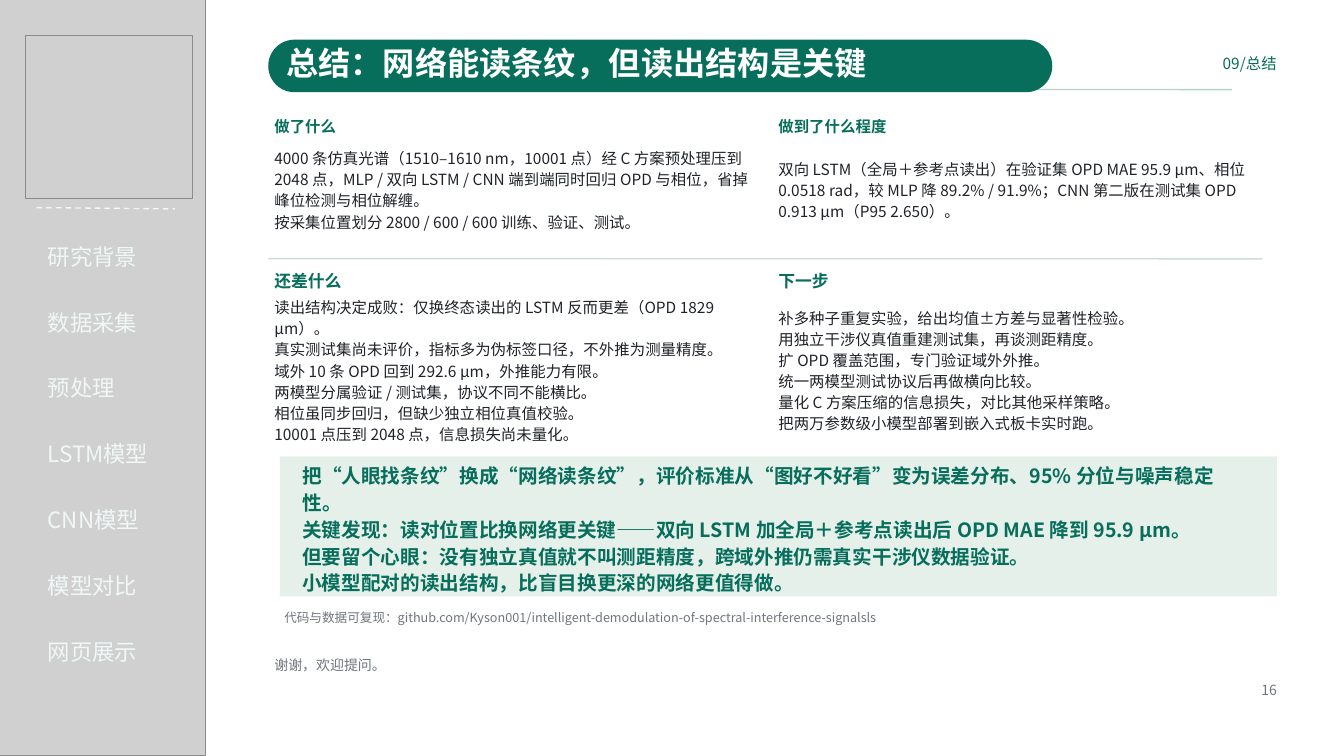
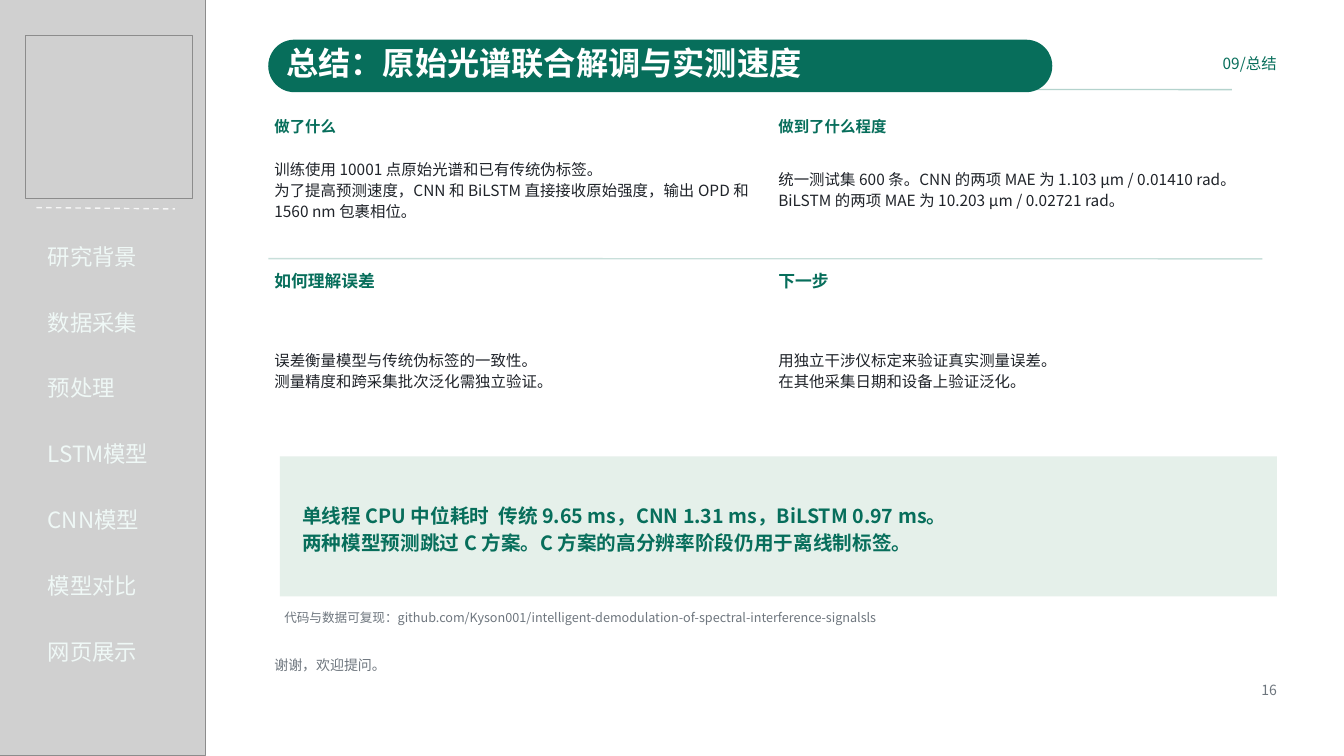
Before and after one commit to Kyson001/intelligent-demodulation-of-spectral-interference-signalsls, a slide deck: slide 16 of presentations/2.0.pptx. Drawn at 1344x756 pixels with LibreOffice and Linux fonts; fonts in the diff are those of the drawing; grey boxes stand for pictures. Boxes give left, top, right and bottom in pixels: in the first picture for what was removed or moved away, otherwise in the second. Text is boxed around its words. In the diff, an @@ line names an element or a change of style, - is before the commit and + after.

Commit message:
Train raw-spectrum CNN and BiLSTM and update project presentation

```diff
--- a/presentations/2.0.pptx
+++ b/presentations/2.0.pptx
@@ text at bbox=[286, 47, 801, 78]: text changed @@
-总结：网络能读条纹，但读出结构是关键
+总结：原始光谱联合解调与实测速度
@@ text at bbox=[274, 162, 748, 218]: text changed @@
-4000 条仿真光谱（1510–1610 nm，10001 点）经 C 方案预处理压到 2048 点，MLP / 双向 LSTM / CNN 端到端同时回归 OPD 与相位，省掉峰位检测与相位解缠。
-按采集位置划分 2800 / 600 / 600 训练、验证、测试。
+训练使用 10001 点原始光谱和已有传统伪标签。
+为了提高预测速度，CNN 和 BiLSTM 直接接收原始强度，输出 OPD 和 1560 nm 包裹相位。
@@ text at bbox=[778, 172, 1235, 209]: text changed @@
-双向 LSTM（全局＋参考点读出）在验证集 OPD MAE 95.9 μm、相位 0.0518 rad，较 MLP 降 89.2% / 91.9%；CNN 第二版在测试集 OPD 0.913 μm（P95 2.650）。
+统一测试集 600 条。CNN 的两项 MAE 为 1.103 μm / 0.01410 rad。
+BiLSTM 的两项 MAE 为 10.203 μm / 0.02721 rad。
@@ text at bbox=[274, 273, 375, 289]: text changed @@
-还差什么
+如何理解误差
@@ text at bbox=[274, 353, 552, 389]: text changed @@
-读出结构决定成败：仅换终态读出的 LSTM 反而更差（OPD 1829 μm）。
-真实测试集尚未评价，指标多为伪标签口径，不外推为测量精度。
-域外 10 条 OPD 回到 292.6 μm，外推能力有限。
-两模型分属验证 / 测试集，协议不同不能横比。
-相位虽同步回归，但缺少独立相位真值校验。
-10001 点压到 2048 点，信息损失尚未量化。
+误差衡量模型与传统伪标签的一致性。
+测量精度和跨采集批次泛化需独立验证。
@@ text at bbox=[778, 353, 1056, 389]: text changed @@
-补多种子重复实验，给出均值±方差与显著性检验。
-用独立干涉仪真值重建测试集，再谈测距精度。
-扩 OPD 覆盖范围，专门验证域外外推。
-统一两模型测试协议后再做横向比较。
-量化 C 方案压缩的信息损失，对比其他采样策略。
-把两万参数级小模型部署到嵌入式板卡实时跑。
+用独立干涉仪标定来验证真实测量误差。
+在其他采集日期和设备上验证泛化。
@@ text at bbox=[302, 506, 946, 552]: text changed @@
-把“人眼找条纹”换成“网络读条纹”，评价标准从“图好不好看”变为误差分布、95% 分位与噪声稳定性。
-关键发现：读对位置比换网络更关键——双向 LSTM 加全局＋参考点读出后 OPD MAE 降到 95.9 μm。
-但要留个心眼：没有独立真值就不叫测距精度，跨域外推仍需真实干涉仪数据验证。
-小模型配对的读出结构，比盲目换更深的网络更值得做。
+单线程 CPU 中位耗时 传统 9.65 ms，CNN 1.31 ms，BiLSTM 0.97 ms。
+两种模型预测跳过 C 方案。C 方案的高分辨率阶段仍用于离线制标签。
```
Also in this commit, not shown: 13 other slides changed, 18 other files.
